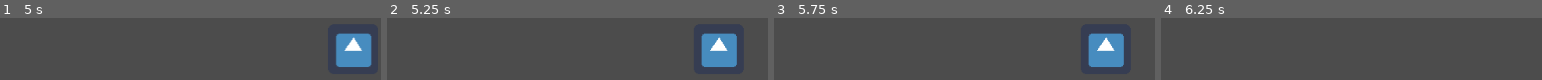
Above: before the commit, frames 1-4 (left to right).
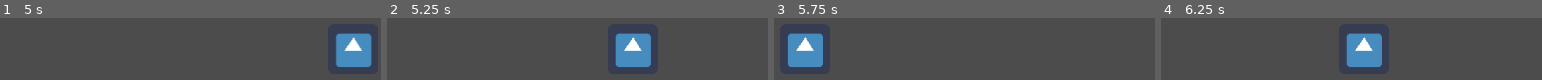
Above: after the commit, the same moments.

Repository: keith-kenny/basket-case
Game: Godot game, scene res://Basket.tscn
Same seed, same stepped clock (60 frames per second), same inputs: the game is played once before the commit and once after it. The project has no main scene, so this scene is started directly. The engine's default icon, where the game draws it, is replaced by a stand-in: a white triangle on a blue panel in a dark square.
Inputs:
- Up to frame 1 (5 s): tap Enter at 0.5, 2.75, 4.25 s; hold D (right) 0.53-1.28 s; tap Space at 1.25, 3.5 s; hold A (left) 1.28-2.03 s; hold D (right) 2.03-3.53 s; hold A (left) from 3.53 s (still down)
- Up to frame 2 (5.25 s): keep holding A (left)
- Up to frame 3 (5.75 s): keep holding A (left)
- Up to frame 4 (6.25 s): release A (left) at 5.78 s; hold D (right) from 5.78 s (still down)

Frame 1 is identical in both runs. In frame 2, 10% of the frame differs, in the area x 59-92%, y 24-80%; in frame 3, 10%; in frame 4, 5.1%.

Commit message:
Spawner works in Game scene

Diff:
--- a/BasketController.gd
+++ b/BasketController.gd
@@ -14,16 +14,13 @@
 	if Input.is_action_pressed("right"):
 		velocity.x += 1
 	velocity = velocity.normalized() * speed
-	screen_size = get_viewport_rect().size
 
 # Called every frame. 'delta' is the elapsed time since the previous frame.
 func _physics_process(delta):
 	print("Physics Process Occurring")
 	get_input()
-	velocity = move_and_slide(velocity)
-	position.x = clamp(position.x, 0, screen_size.x)
-	position.y = clamp(position.y, 0, screen_size.y)
+	position += velocity * delta
 
 # Called when the node enters the scene tree for the first time.
 func _ready():
-	pass # Replace with function body.
+	screen_size = get_viewport_rect().size
